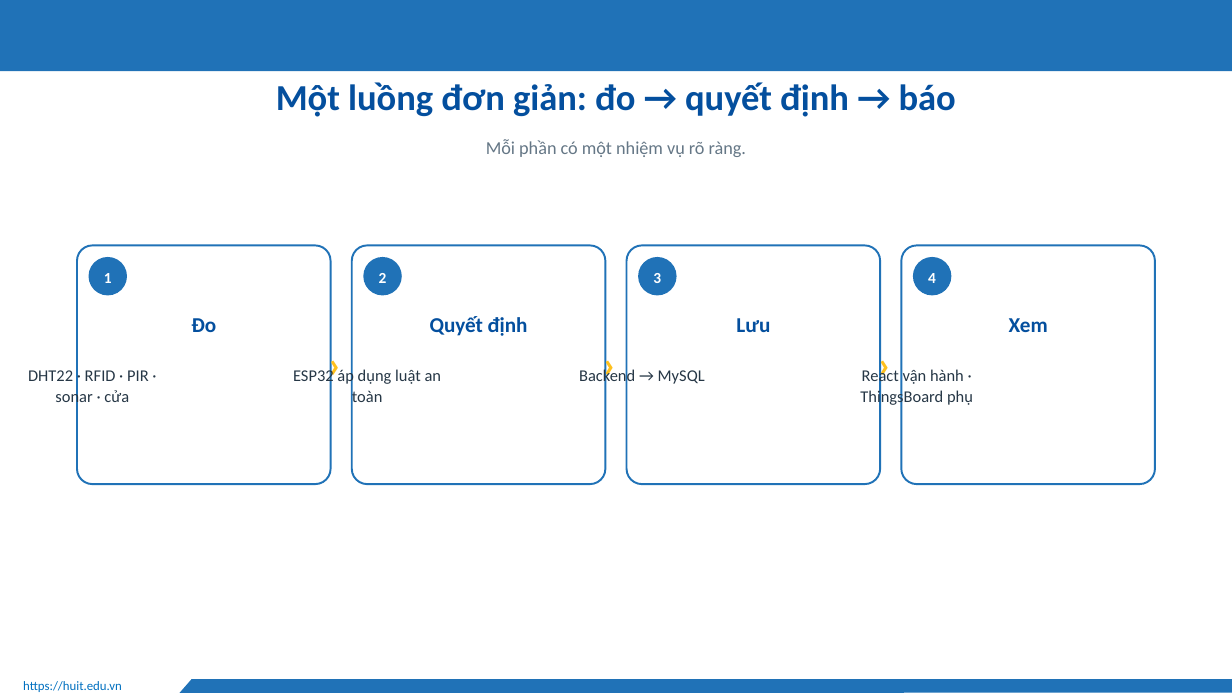
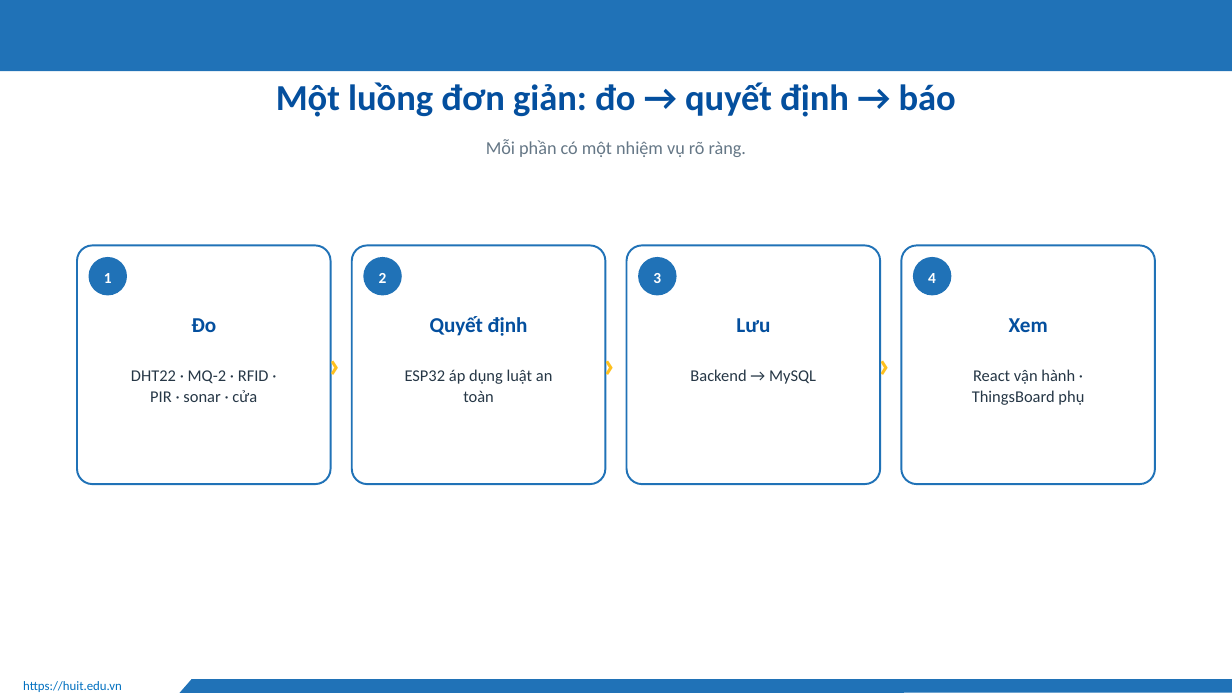
Before and after one commit to Huuloc123456/khoguard-iot, a slide deck: slide 5 of docs/slides/KhoGuard-thuyet-trinh.pptx. Drawn at 1232x693 pixels with LibreOffice and Linux fonts; fonts in the diff are those of the drawing; background and template pictures are left out. Boxes give left, top, right and bottom in pixels: in the first picture for what was removed or moved away, otherwise in the second. Text is boxed around its words. In the diff, an @@ line names an element or a change of style, - is before the commit and + after.

```diff
--- a/docs/slides/KhoGuard-thuyet-trinh.pptx
+++ b/docs/slides/KhoGuard-thuyet-trinh.pptx
@@ text at (x1=131, y1=370, x2=269, y2=402): text changed @@
-DHT22 · RFID · PIR ·
-sonar · cửa
+DHT22 · MQ-2 · RFID ·
+PIR · sonar · cửa
@@ text "ESP32 áp dụng luật an ..." rewrapped from (x1=293, y1=368, x2=442, y2=407) to (x1=405, y1=369, x2=553, y2=402) @@
@@ text "Backend → MySQL" moved from (x1=579, y1=368, x2=705, y2=386) to (x1=690, y1=369, x2=816, y2=384) @@
@@ text "React vận hành · ThingsBoard ..." moved from (x1=860, y1=368, x2=973, y2=407) to (x1=972, y1=369, x2=1084, y2=405) @@
```
Also in this commit, not shown: 17 other slides changed, 4 slides added, 7 other files.
